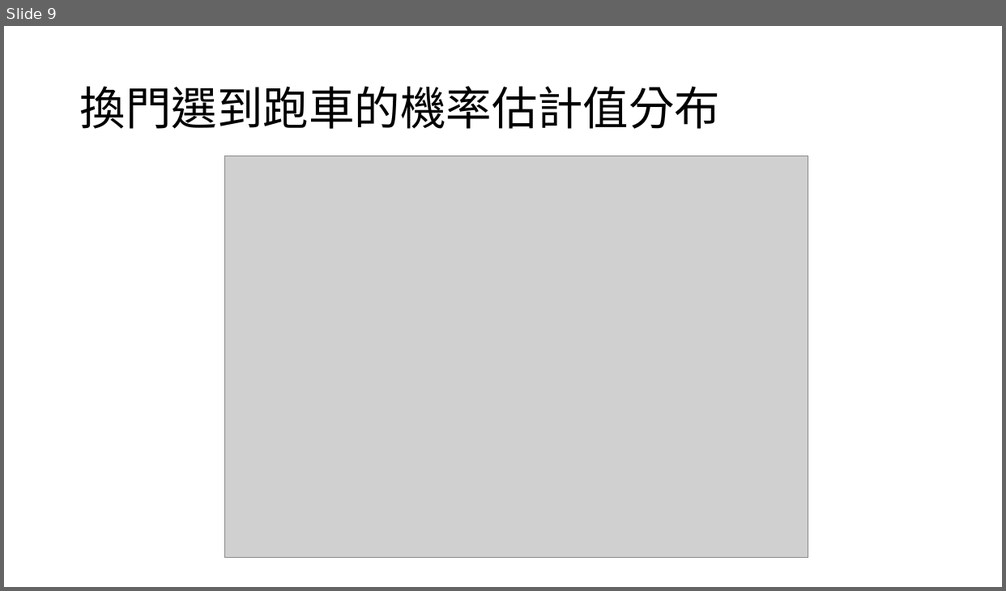
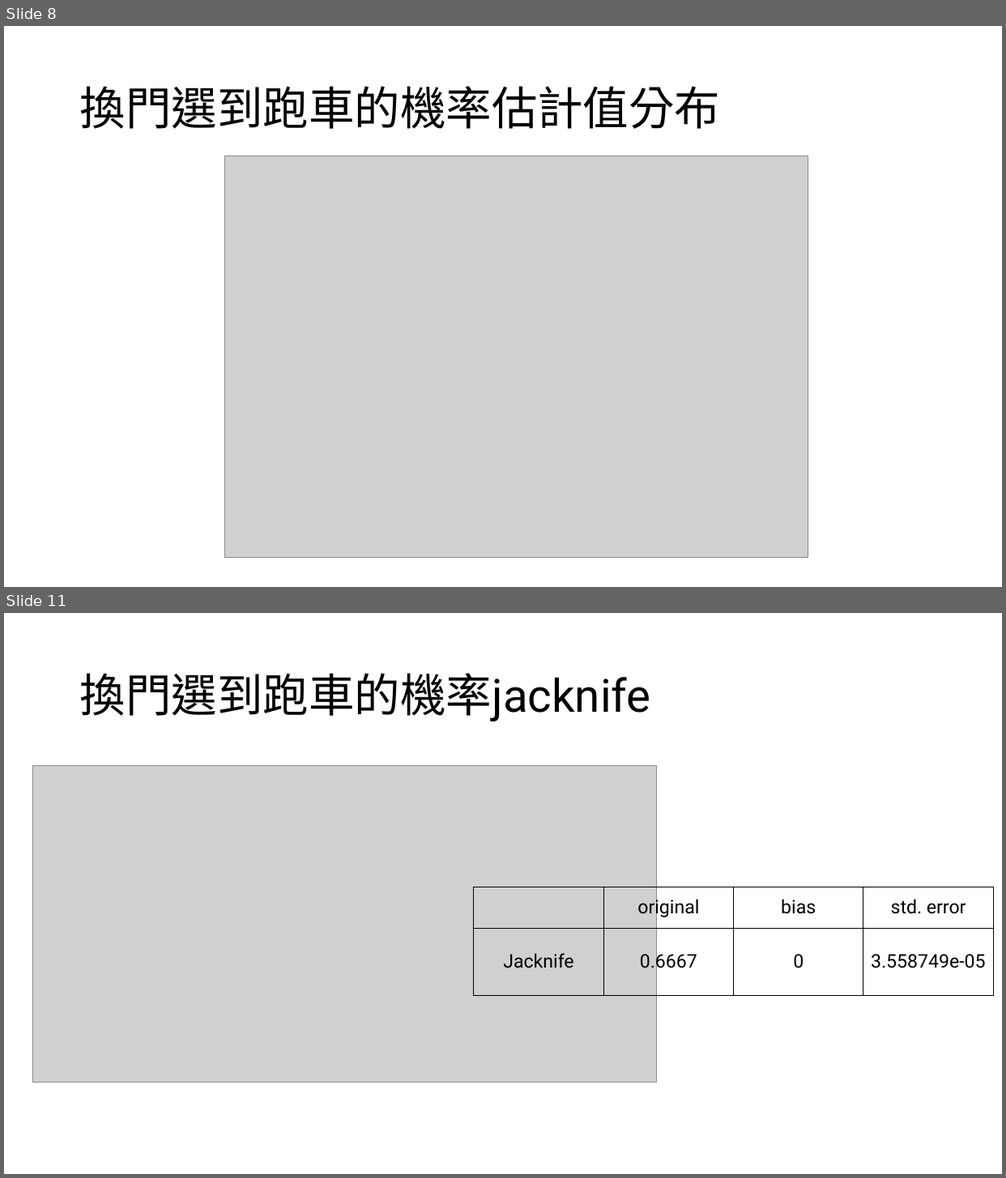
Before and after one commit to Lai-jun-yan/monty-hall-simulation, a slide deck: R/presentation/統計計算.pptx. Shown one above the other, each under a label of ours: slide 9 before the commit, slides 8 and 11 after it; the slides between them are not shown. The pictures are 1006x591 and 1006x1178 pixels, drawn with LibreOffice and Linux fonts; fonts in the diff are those of the drawing; grey boxes stand for pictures. Boxes give left, top, right and bottom in pixels: in the first picture for what was removed or moved away, otherwise in the second. Text is boxed around its words. In the diff, an @@ line names an element or a change of style, - is before the commit and + after.

```diff
--- a/R/presentation/統計計算.pptx
+++ b/R/presentation/統計計算.pptx
@@ slide 11 added at (x1=4, y1=613, x2=1002, y2=1174), background #FFFFFF @@
@@ title added at (x1=80, y1=673, x2=651, y2=722), 44 pt, text #000000 @@
+換門選到跑車的機率jacknife
@@ picture added at (x1=33, y1=765, x2=657, y2=1082) @@
@@ table added at (x1=474, y1=888, x2=995, y2=996), 2 rows, 4 columns @@
+ | original | bias | std. error
+Jacknife | 0.6667 | 0 | 3.558749e-05
@@ what was slide 9 is now slide 8 @@
```
Also in this commit, not shown: 3 slides changed, 3 other slides added, 2 slides removed, 2 other files.
